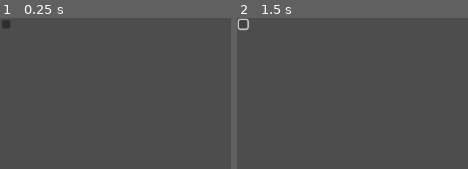
Above: before the commit, frames 1-2 (left to right).
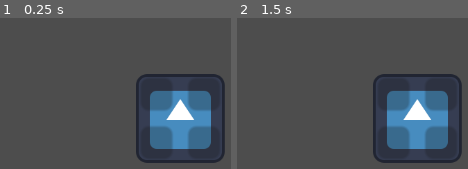
Above: after the commit, the same moments.

Repository: RRealJ/GameJam2024
Game: Godot game, scene res://cenas/peca2x2.tscn
Two runs of this game, one before a commit and one after it. Both use one fixed random seed, a clock stepped at 60 frames per second and the inputs below. The project has no main scene, so this scene is started directly. The engine's default icon, where the game draws it, is replaced by a stand-in: a white triangle on a blue panel in a dark square.
Inputs (mouse positions are in pixels of both pictures, inside the frame that each line leads up to):
- Up to frame 1 (0.25 s): no input
- Up to frame 2 (1.5 s): click (243, 24) at 0.52 s; click (243, 24) at 1.27 s

The runs differ from the first frame. In frame 1, 20% of the frame differs, in the area x 0-98%, y 1-97%; in frame 2, 20%, in the area x 0-98%, y 0-97%.

Commit message:
Cena de burados, colocado script para encaixar em buraco, puxar e arrastar peça

Diff:
--- /dev/null
+++ b/cenas/buraco.tscn
@@ -0,0 +1,18 @@
+[gd_scene load_steps=3 format=3 uid="uid://c0cx2u8u3pfbn"]
+
+[ext_resource type="Script" path="res://scripts/buraco.gd" id="1_dfs7u"]
+
+[sub_resource type="RectangleShape2D" id="RectangleShape2D_5v1il"]
+size = Vector2(40, 40)
+
+[node name="buraco" type="StaticBody2D" groups=["dropable"]]
+script = ExtResource("1_dfs7u")
+
+[node name="CollisionShape2D" type="CollisionShape2D" parent="."]
+position = Vector2(20, 20)
+shape = SubResource("RectangleShape2D_5v1il")
+
+[node name="ColorRect" type="ColorRect" parent="."]
+offset_right = 40.0
+offset_bottom = 40.0
+color = Color(0.485703, 0.485704, 0.485703, 1)
--- a/cenas/peca2x2.tscn
+++ b/cenas/peca2x2.tscn
@@ -7,50 +7,57 @@
 size = Vector2(30, 29.9999)
 
 [node name="peca2x2" type="Node2D"]
+position = Vector2(260, 145)
 script = ExtResource("1_bh5f1")
 
 [node name="sprite" type="Sprite2D" parent="."]
 position = Vector2(-1.78814e-07, -1.78814e-07)
-scale = Vector2(0.2625, 0.2625)
 texture = ExtResource("1_3b64e")
 
-[node name="area" type="Area2D" parent="."]
-position = Vector2(5.84126e-06, 6.55651e-08)
-scale = Vector2(0.998583, 1.01855)
+[node name="area" type="Area2D" parent="sprite"]
+scale = Vector2(3.80413, 3.8802)
 
-[node name="Button" type="Button" parent="area"]
+[node name="Button" type="Button" parent="sprite/area"]
 offset_left = -15.0
 offset_top = -15.0
 offset_right = -2.99997
 offset_bottom = -2.99999
+disabled = true
 metadata/_edit_use_anchors_ = true
 
-[node name="Button2" type="Button" parent="area"]
+[node name="Button2" type="Button" parent="sprite/area"]
 offset_left = 3.0
 offset_top = 3.0
 offset_right = 15.0
 offset_bottom = 15.0
+disabled = true
 metadata/_edit_use_anchors_ = true
 
-[node name="Button3" type="Button" parent="area"]
+[node name="Button3" type="Button" parent="sprite/area"]
 offset_left = -15.0
 offset_top = 3.0
 offset_right = -3.0
 offset_bottom = 15.0
+disabled = true
 metadata/_edit_use_anchors_ = true
 
-[node name="Button4" type="Button" parent="area"]
+[node name="Button4" type="Button" parent="sprite/area"]
 offset_left = 3.0
 offset_top = -15.0
 offset_right = 15.0
 offset_bottom = -2.99999
+disabled = true
 metadata/_edit_use_anchors_ = true
 
-[node name="colissao" type="CollisionShape2D" parent="area"]
+[node name="colissao" type="CollisionShape2D" parent="sprite/area"]
 position = Vector2(-5.84955e-06, -1.19209e-07)
 shape = SubResource("RectangleShape2D_mo62t")
 debug_color = Color(0, 0.6, 0.701961, 0.027451)
 
 [connection signal="ready" from="." to="." method="_on_ready"]
-[connection signal="area_entered" from="area" to="." method="_on_area_entered"]
-[connection signal="area_exited" from="area" to="." method="_on_area_exited"]
+[connection signal="area_entered" from="sprite/area" to="." method="_on_area_entered"]
+[connection signal="area_exited" from="sprite/area" to="." method="_on_area_exited"]
+[connection signal="body_entered" from="sprite/area" to="." method="_on_area_body_entered"]
+[connection signal="body_exited" from="sprite/area" to="." method="_on_area_body_exited"]
+[connection signal="mouse_entered" from="sprite/area" to="." method="_on_area_mouse_entered"]
+[connection signal="mouse_exited" from="sprite/area" to="." method="_on_area_mouse_exited"]
--- a/cenas/peca_I.tscn
+++ b/cenas/peca_I.tscn
@@ -7,11 +7,12 @@
 size = Vector2(12, 66)
 
 [node name="PecaI" type="Node2D"]
+position = Vector2(471, 328)
 script = ExtResource("1_kxb8k")
 
 [node name="sprite" type="Sprite2D" parent="."]
 position = Vector2(-4.47035e-07, -1)
-scale = Vector2(0.125, 0.5625)
+scale = Vector2(1, 4.496)
 texture = ExtResource("2_e84jn")
 
 [node name="area" type="Area2D" parent="sprite"]
@@ -23,6 +24,7 @@
 offset_top = 21.0
 offset_right = 6.0
 offset_bottom = 33.0
+metadata/_edit_use_anchors_ = true
 
 [node name="Button2" type="Button" parent="sprite/area"]
 offset_left = -6.0
--- a/cenas/peca_L.tscn
+++ b/cenas/peca_L.tscn
@@ -4,11 +4,12 @@
 [ext_resource type="Texture2D" uid="uid://c87dfcgjth2gt" path="res://icon.svg" id="2_xbp8j"]
 
 [node name="PecaL" type="Node2D"]
+position = Vector2(295, 203)
 script = ExtResource("1_fd83k")
 
 [node name="sprite" type="Sprite2D" parent="."]
 position = Vector2(0, -5.96046e-08)
-scale = Vector2(0.257813, 0.40625)
+scale = Vector2(1, 1.574)
 texture = ExtResource("2_xbp8j")
 
 [node name="area" type="Area2D" parent="sprite"]
@@ -24,24 +25,28 @@
 offset_top = 13.0
 offset_right = 15.0
 offset_bottom = 25.0
+metadata/_edit_use_anchors_ = true
 
 [node name="Button2" type="Button" parent="sprite/area"]
 offset_left = 3.0
 offset_top = -5.0
 offset_right = 15.0
 offset_bottom = 7.0
+metadata/_edit_use_anchors_ = true
 
 [node name="Button3" type="Button" parent="sprite/area"]
 offset_left = 3.0
 offset_top = -23.0
 offset_right = 15.0
 offset_bottom = -11.0
+metadata/_edit_use_anchors_ = true
 
 [node name="Button4" type="Button" parent="sprite/area"]
 offset_left = -15.0
 offset_top = -23.0
 offset_right = -3.0
 offset_bottom = -11.0
+metadata/_edit_use_anchors_ = true
 
 [connection signal="area_entered" from="sprite/area" to="." method="_on_area_entered"]
 [connection signal="area_exited" from="sprite/area" to="." method="_on_area_exited"]
--- a/cenas/peca_T.tscn
+++ b/cenas/peca_T.tscn
@@ -4,11 +4,12 @@
 [ext_resource type="Texture2D" uid="uid://c87dfcgjth2gt" path="res://icon.svg" id="2_s56ct"]
 
 [node name="peca_T" type="Node2D"]
+position = Vector2(315, 183)
 script = ExtResource("1_t7yn1")
 
 [node name="sprite" type="Sprite2D" parent="."]
 position = Vector2(0, 1.13687e-13)
-scale = Vector2(0.257813, 0.40625)
+scale = Vector2(1, 1.574)
 texture = ExtResource("2_s56ct")
 
 [node name="area" type="Area2D" parent="sprite"]
@@ -24,24 +25,28 @@
 offset_top = 13.0
 offset_right = 15.0
 offset_bottom = 25.0
+metadata/_edit_use_anchors_ = true
 
 [node name="Button2" type="Button" parent="sprite/area"]
 offset_left = 3.0
 offset_top = -5.0
 offset_right = 15.0
 offset_bottom = 7.0
+metadata/_edit_use_anchors_ = true
 
 [node name="Button3" type="Button" parent="sprite/area"]
 offset_left = 3.0
 offset_top = -23.0
 offset_right = 15.0
 offset_bottom = -11.0
+metadata/_edit_use_anchors_ = true
 
 [node name="Button4" type="Button" parent="sprite/area"]
 offset_left = -15.0
 offset_top = -5.0
 offset_right = -3.0
 offset_bottom = 7.0
+metadata/_edit_use_anchors_ = true
 
 [connection signal="area_entered" from="sprite/area" to="." method="_on_area_entered"]
 [connection signal="area_exited" from="sprite/area" to="." method="_on_area_exited"]
--- a/project.godot
+++ b/project.godot
@@ -14,6 +14,22 @@
 config/features=PackedStringArray("4.3", "GL Compatibility")
 config/icon="res://icon.svg"
 
+[autoload]
+
+Global="*res://scripts/global.gd"
+
+[global_group]
+
+dropable="é dropavel"
+
+[input]
+
+click={
+"deadzone": 0.5,
+"events": [Object(InputEventMouseButton,"resource_local_to_scene":false,"resource_name":"","device":-1,"window_id":0,"alt_pressed":false,"shift_pressed":false,"ctrl_pressed":false,"meta_pressed":false,"button_mask":0,"position":Vector2(0, 0),"global_position":Vector2(0, 0),"factor":1.0,"button_index":1,"canceled":false,"pressed":false,"double_click":false,"script":null)
+]
+}
+
 [rendering]
 
 renderer/rendering_method="gl_compatibility"
--- /dev/null
+++ b/scripts/buraco.gd
@@ -0,0 +1,12 @@
+extends StaticBody2D
+
+
+func _ready() -> void:
+	modulate = Color(Color.LEMON_CHIFFON, 0.7)
+
+
+func _process(delta: float) -> void:
+	if Global.is_dragging:
+		visible = true
+	else:
+		visible = false
--- /dev/null
+++ b/scripts/global.gd
@@ -0,0 +1,4 @@
+extends Node
+
+
+var is_dragging = false
--- a/scripts/peca_geral.gd
+++ b/scripts/peca_geral.gd
@@ -3,12 +3,36 @@
 class_name Peca
 
 @onready var area2d = $sprite/area
-@onready var textura : Resource #vai pegar a textura do estagio atraves de load/preload
+@onready var textura : Resource #vai pegar a textura do estagio atraves de load/preload no script do estagio.
 @onready var sprite = $sprite
+var draggable = false
+var is_inside_dropable = false
+var body_ref
+var initialPos : Vector2
+var offset : Vector2
 
 
 func _on_ready() -> void:
-	sprite.texture = textura #atribui a textura que quiser ao carregar na cena
+	pass
+	#sprite.texture = textura #atribui a textura que quiser ao carregar na cena
+
+
+func _process(delta: float) -> void:
+	if draggable:
+		if Input.is_action_just_pressed("click"):
+			initialPos = global_position
+			offset = get_global_mouse_position() - global_position
+			Global.is_dragging = true
+		if Input.is_action_pressed("click"):
+			global_position = get_global_mouse_position() - offset
+
+		elif Input.is_action_just_released("click"):
+			Global.is_dragging = false
+			var tween = get_tree().create_tween()
+			if is_inside_dropable:
+				tween.tween_property(self, "position", body_ref.position, 0.2).set_ease(Tween.EASE_OUT)
+			else:
+				tween.tween_property(self, "global_position", initialPos, 0.2).set_ease(Tween.EASE_OUT)
 
 
 func _on_area_entered(area) -> void: #quando entrar em area peça, fica vermelha
@@ -19,3 +43,28 @@
 func _on_area_exited(area) -> void: #quando sair de area peça, fica normal
 	if area is Peca:
 		sprite.modulate = Color8(186, 8, 0, 0)
+
+
+func _on_area_mouse_entered() -> void:
+	if not Global.is_dragging:
+		draggable = true
+		scale = Vector2(1.05, 1.05)
+
+
+func _on_area_mouse_exited() -> void:
+	if not Global.is_dragging:
+		draggable = false
+		scale = Vector2(1, 1)
+
+
+func _on_area_body_entered(body: Node2D) -> void:
+	if body.is_in_group('dropable'):
+		is_inside_dropable = true
+		body.modulate = Color(Color.MOCCASIN, 1)
+		body_ref = body
+
+
+func _on_area_body_exited(body: Node2D) -> void:
+	if body.is_in_group('dropable'):
+		is_inside_dropable = false
+		body.modulate = Color(Color.LEMON_CHIFFON, 0.7)
Not shown, added: cenas/bur2DB2.tmp
Not shown, added: cenas/bur5333.tmp
Not shown, added: cenas/bur6D6C.tmp
Not shown, added: cenas/burC053.tmp
